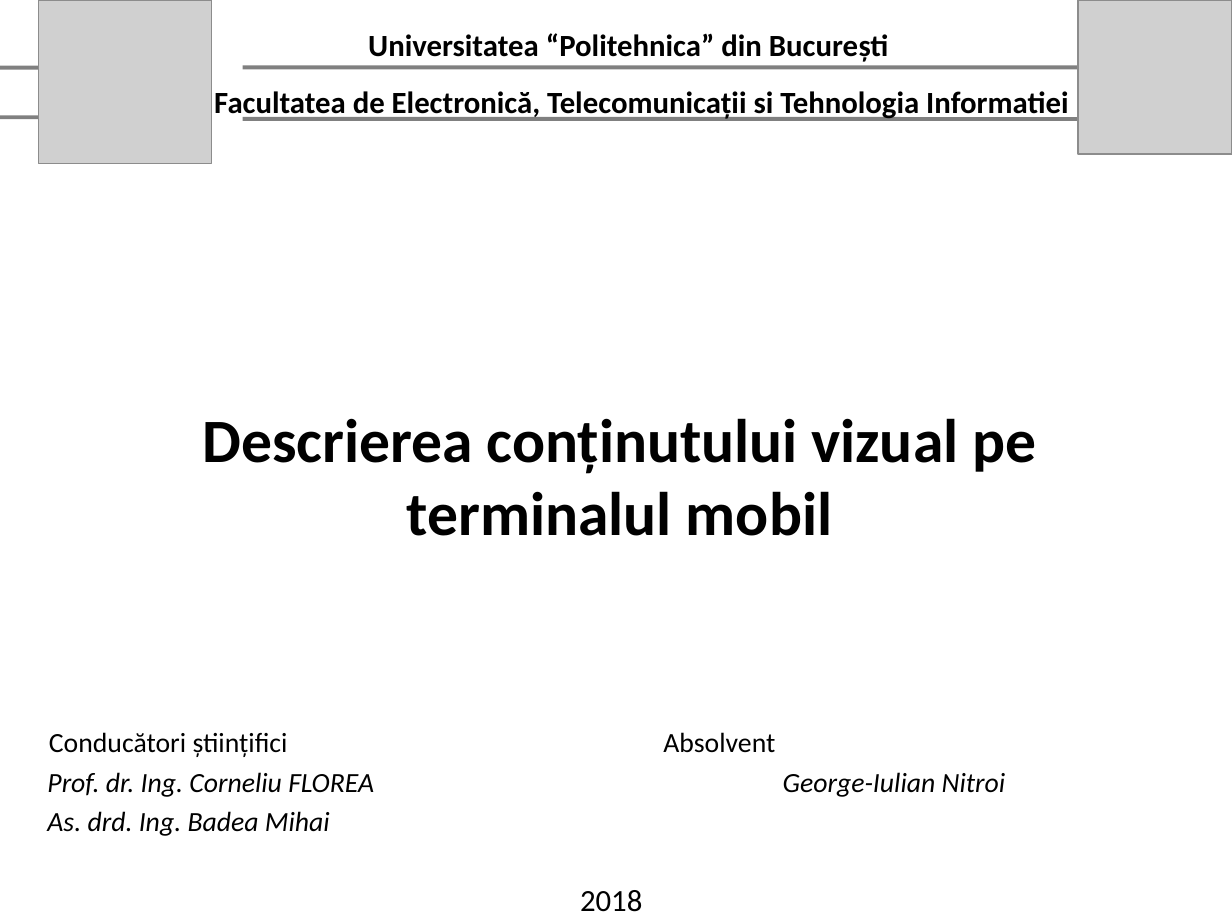
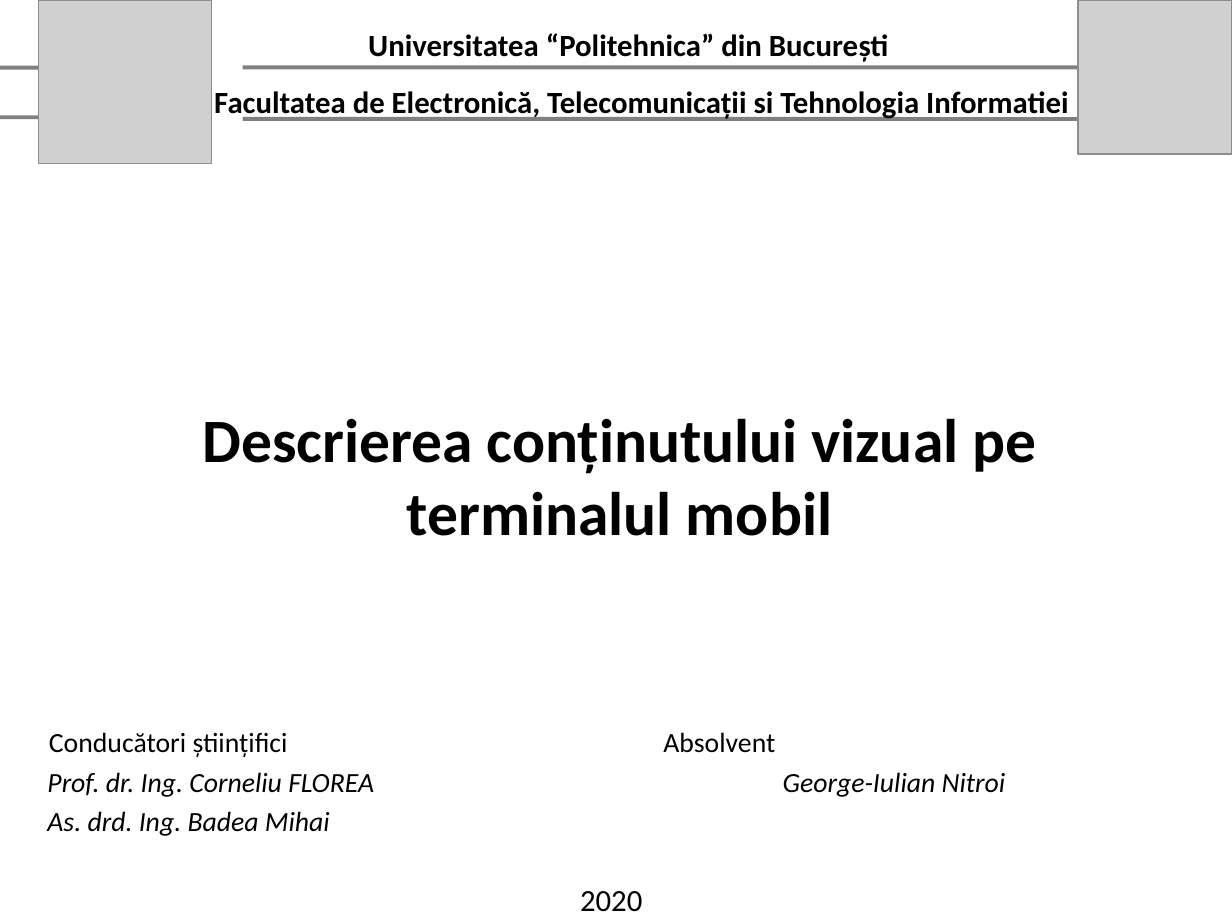
Before and after one commit to baekhos/Caption-This, a slide deck: slide 1 of Teorie/prezentareFinal.pptx. Drawn at 1232x924 pixels with LibreOffice and Linux fonts; fonts in the diff are those of the drawing; grey boxes stand for pictures. Boxes give left, top, right and bottom in pixels: in the first picture for what was removed or moved away, otherwise in the second. Text is boxed around its words. In the diff, an @@ line names an element or a change of style, - is before the commit and + after.

```diff
--- a/Teorie/prezentareFinal.pptx
+++ b/Teorie/prezentareFinal.pptx
@@ text at (580,891,642,912): text changed @@
-2018
+2020
```
Also in this commit, not shown: 1 other file.
